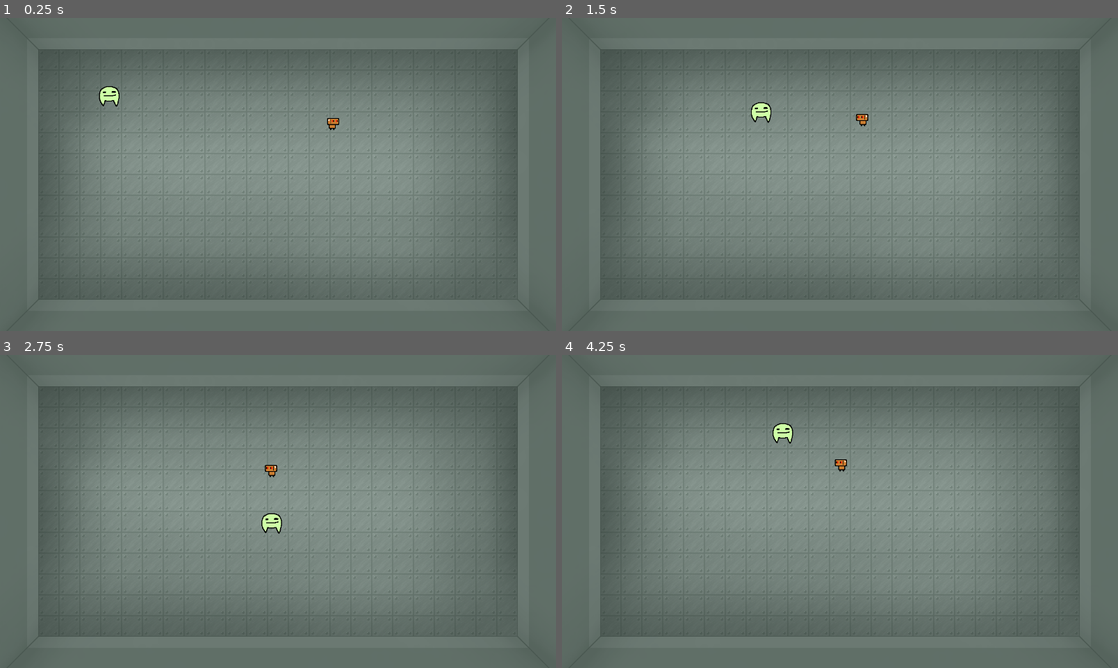
Above: before the commit, frames 1-4 (two rows, left to right).
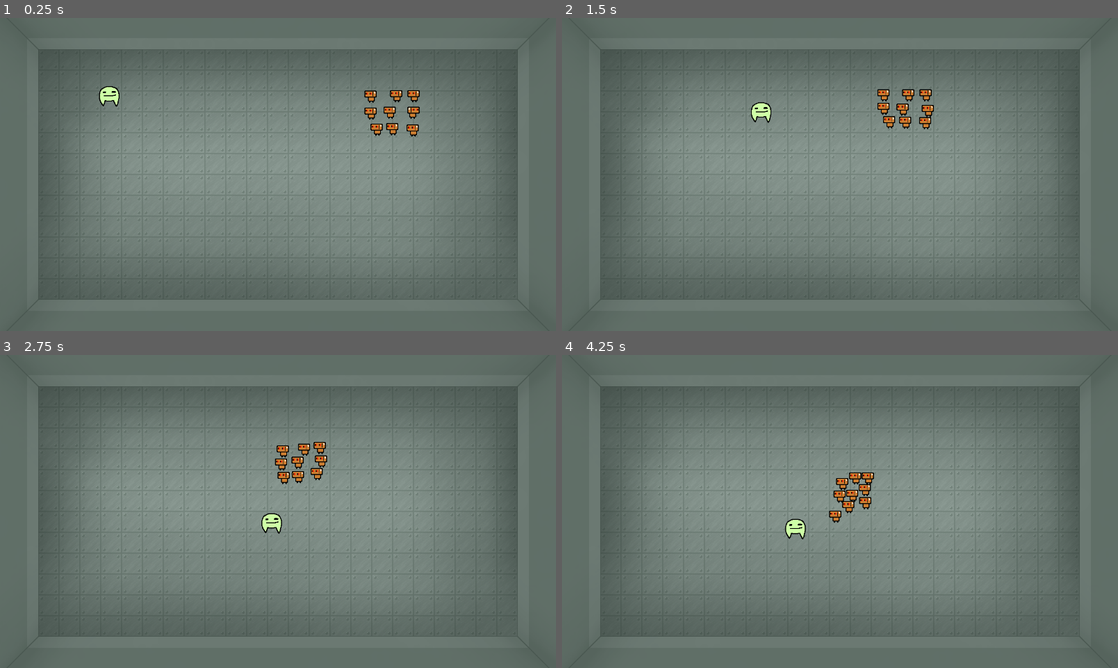
Above: after the commit, the same moments.

Repository: actually-reb/fenrir-2020
Game: Godot game, scene res://scene/Main.tscn
Two runs of this game, one before a commit and one after it. Both use one fixed random seed, a clock stepped at 60 frames per second and the inputs below.
Inputs:
- Up to frame 1 (0.25 s): no input
- Up to frame 2 (1.5 s): hold D (move_right) 0.53-1.28 s; hold S (move_down) from 1.28 s (still down)
- Up to frame 3 (2.75 s): release S (move_down) at 2.03 s; hold D (move_right) from 2.03 s (still down)
- Up to frame 4 (4.25 s): release D (move_right) at 2.78 s; hold W (move_up) 2.78-3.53 s; hold A (move_left) from 3.53 s (still down)

The runs differ from the first frame. In frame 1, 0.7% of the frame differs, in the area x 58-76%, y 23-38%; in frame 2, 0.7%; in frame 3, 0.7%; in frame 4, 1.1%, in the area x 37-57%, y 21-59%.

Commit message:
added simple enemy spawner

Diff:
--- /dev/null
+++ b/entity/EnemySpawner.gd
@@ -0,0 +1,21 @@
+extends Position2D
+
+var TINY_ROBOT = preload("res://entity/TinyRobot.tscn")
+
+func _ready():
+	spawn_tiny_robots(9)
+
+func spawn_tiny_robots(num):
+	var space = 40
+	var width = ceil(sqrt(num)) * space
+	var x = -width / 2
+	var y = -width / 2
+	for i in range(num):
+		var inst = TINY_ROBOT.instance()
+		inst.position = position + Vector2(x, y)
+		print(inst.position)
+		get_parent().add_enemy(inst)
+		x += space
+		if x >= width / 2:
+			x = -width / 2
+			y += space
--- /dev/null
+++ b/entity/EnemySpawner.tscn
@@ -0,0 +1,6 @@
+[gd_scene load_steps=2 format=2]
+
+[ext_resource path="res://entity/EnemySpawner.gd" type="Script" id=1]
+
+[node name="EnemySpawner" type="Position2D"]
+script = ExtResource( 1 )
--- a/entity/TinyRobot.gd
+++ b/entity/TinyRobot.gd
@@ -8,7 +8,7 @@
 var hop_interval = 0.3
 
 func _ready():
-	hop_timer.wait_time = hop_interval
+	hop_timer.wait_time = randf() * hop_interval # Randomize start
 	hop_timer.start()
 
 func _process(delta):
@@ -18,17 +18,25 @@
 func _physics_process(delta):
 	if hop_timer.time_left < hop_time:
 		move_and_slide(direction * speed)
+
+	var reversed = false
 	for i in get_slide_count():
 		var collision = get_slide_collision(i)
 		var collider = collision.collider
 		if collider.is_in_group("player"):
 			collider.damage(1, direction * 400)
-			direction = -direction
+			if not reversed:
+				direction = -direction
+				reversed = true
 
 func hop_towards(pos):
 	direction = (pos - position).normalized()
 
 func _on_HopTimer_timeout():
+	if hop_timer.wait_time != hop_time:
+		hop_timer.wait_time = hop_time
+		hop_timer.start()
+
 	# Get player node
 	var player_array = get_tree().get_nodes_in_group("player")
 	var player
--- /dev/null
+++ b/scene/Room.gd
@@ -0,0 +1,7 @@
+extends Node2D
+
+func _ready():
+	pass
+
+func add_enemy(enemy):
+	call_deferred("add_child", enemy)
--- a/scene/Room.tscn
+++ b/scene/Room.tscn
@@ -1,8 +1,9 @@
-[gd_scene load_steps=8 format=2]
+[gd_scene load_steps=9 format=2]
 
 [ext_resource path="res://entity/Player.tscn" type="PackedScene" id=1]
 [ext_resource path="res://sprite/floor.png" type="Texture" id=2]
-[ext_resource path="res://entity/TinyRobot.tscn" type="PackedScene" id=3]
+[ext_resource path="res://entity/EnemySpawner.tscn" type="PackedScene" id=3]
+[ext_resource path="res://scene/Room.gd" type="Script" id=4]
 
 [sub_resource type="RectangleShape2D" id=1]
 extents = Vector2( 568.052, 23.6911 )
@@ -17,6 +18,7 @@
 extents = Vector2( 24.7797, 289.715 )
 
 [node name="Room" type="Node2D"]
+script = ExtResource( 4 )
 
 [node name="Floor" type="StaticBody2D" parent="."]
 z_index = -1
@@ -44,5 +46,5 @@
 [node name="Player" parent="." instance=ExtResource( 1 )]
 position = Vector2( 251, 180 )
 
-[node name="TinyRobot" parent="." instance=ExtResource( 3 )]
-position = Vector2( 766.642, 246.942 )
+[node name="EnemySpawner" parent="." instance=ExtResource( 3 )]
+position = Vector2( 931.741, 241.119 )
